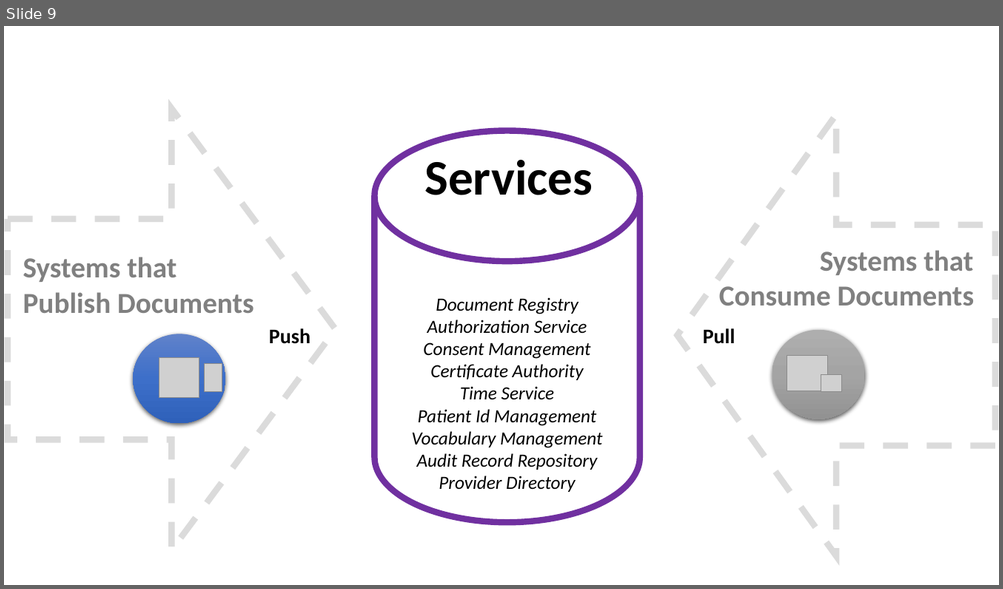
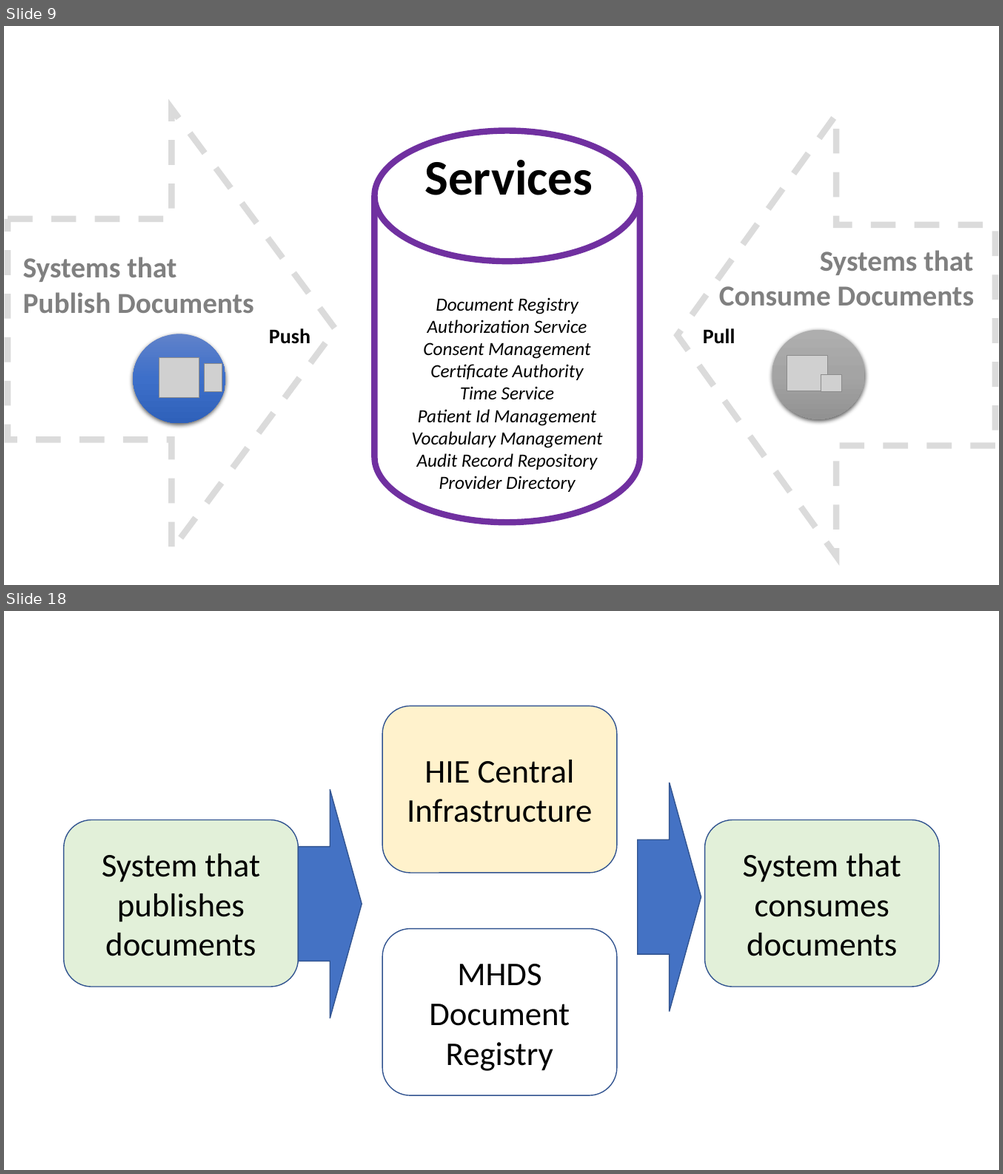
Before and after one commit to IHE/IT-Infrastructure, a slide deck: MHDS/Diagrams.pptx. Shown one above the other, each under a label of ours: slide 9 before the commit, slides 9 and 18 after it; the slides between them are not shown. The pictures are 1003x589 and 1003x1174 pixels, drawn with LibreOffice and Linux fonts; fonts in the diff are those of the drawing; grey boxes stand for pictures. Boxes give left, top, right and bottom in pixels: in the first picture for what was removed or moved away, otherwise in the second. Text is boxed around its words. In the diff, an @@ line names an element or a change of style, - is before the commit and + after.

```diff
--- a/MHDS/Diagrams.pptx
+++ b/MHDS/Diagrams.pptx
@@ slide 18 added at (4, 611, 999, 1170), background #FFFFFF @@
@@ rounded rectangle added at (382, 706, 617, 873), fill #FFF2CC, outline #325491 1 pt, 32 pt, text #000000 @@
+HIE Central Infrastructure
@@ right arrow added at (637, 783, 701, 1011), fill #4472C4, outline #325491 1 pt @@
@@ right arrow added at (298, 789, 361, 1019), fill #4472C4, outline #325491 1 pt @@
@@ rounded rectangle added at (64, 820, 298, 987), fill #E2F0D9, outline #325491 1 pt, 32 pt, text #000000 @@
+System that publishes documents
@@ rounded rectangle added at (705, 820, 939, 987), fill #E2F0D9, outline #325491 1 pt, 32 pt, text #000000 @@
+System that consumes documents
@@ rounded rectangle added at (382, 929, 617, 1096), fill #FFFFFF, outline #325491 1 pt, 32 pt, text #000000 @@
+MHDS Document Registry
```
Also in this commit, not shown: 8 other slides added, 15 other files.
